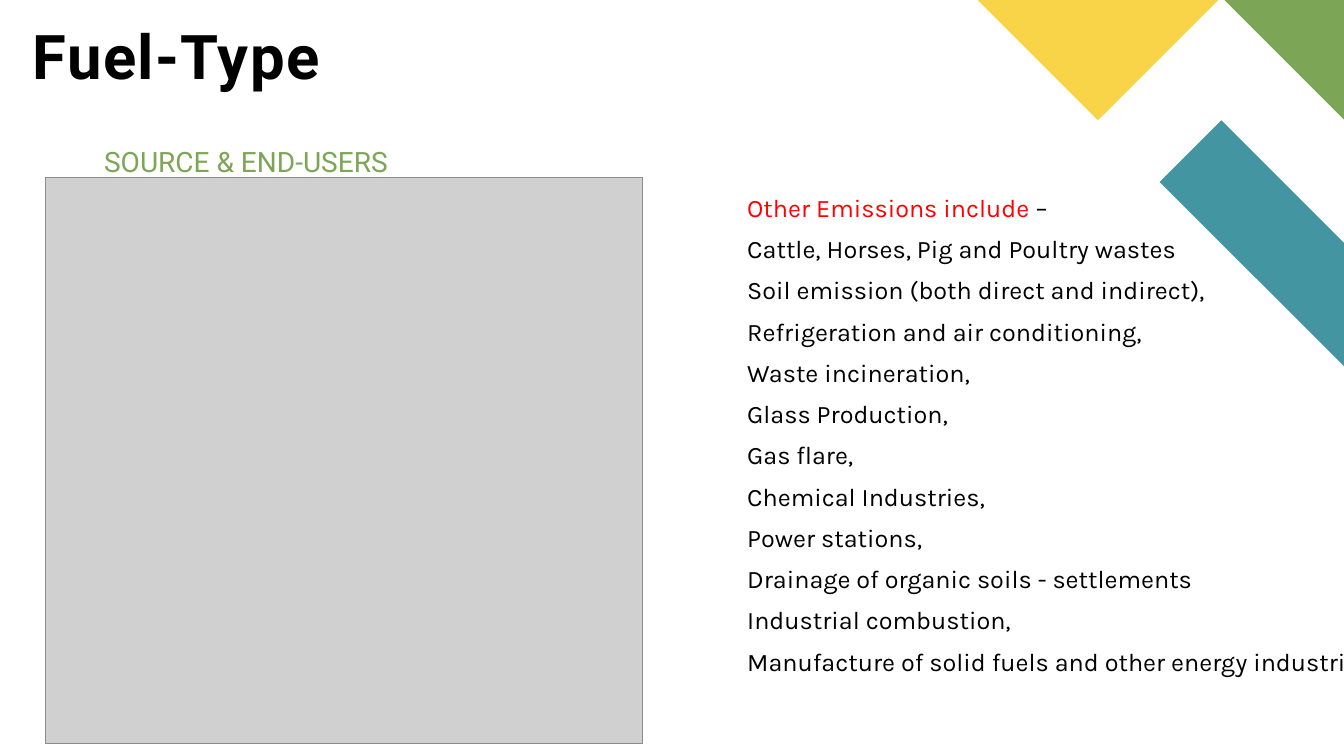
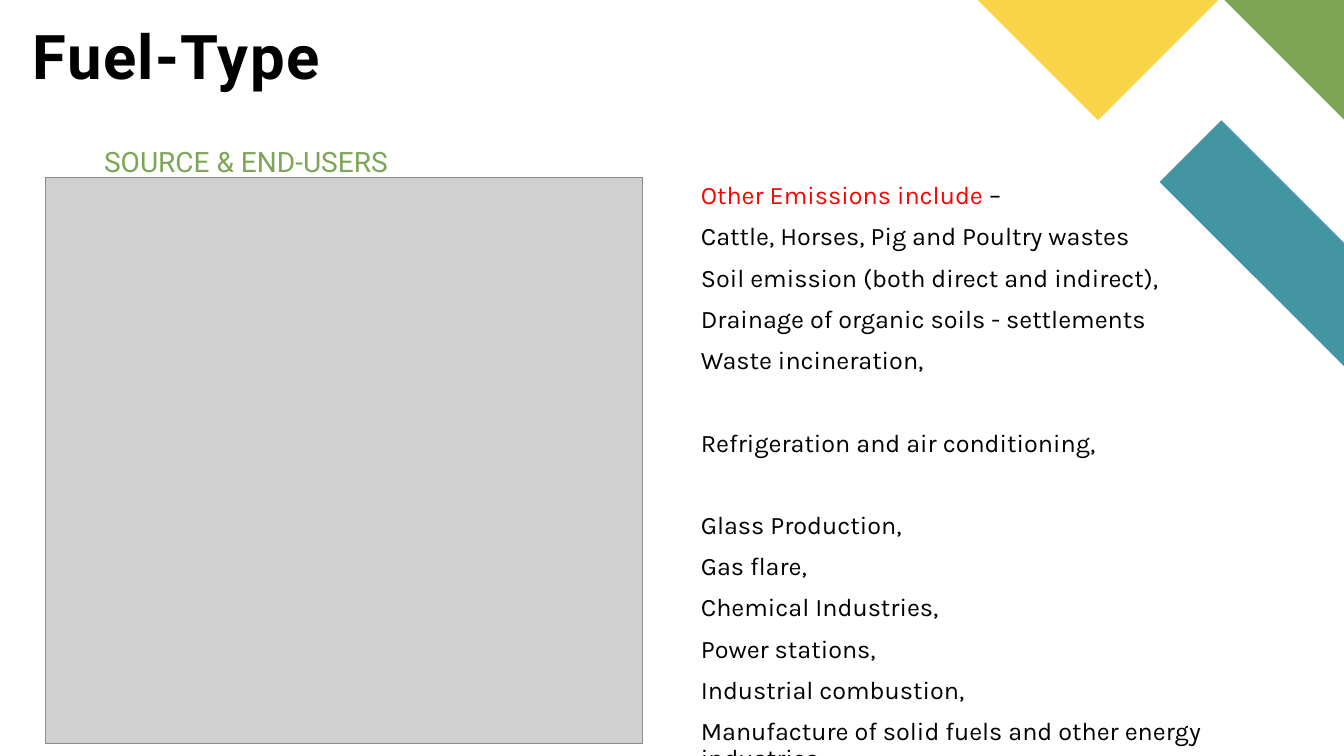
Before and after one commit to fbrowther/Global-Warming-UK-Greenhouse-Gas-Emissions, a slide deck: slide 12 of Project 1 FBRowther.pptx. Drawn at 1344x756 pixels with LibreOffice and Linux fonts; fonts in the diff are those of the drawing; grey boxes stand for pictures. Boxes give left, top, right and bottom in pixels: in the first picture for what was removed or moved away, otherwise in the second. Text is boxed around its words. In the diff, an @@ line names an element or a change of style, - is before the commit and + after.

```diff
--- a/Project 1 FBRowther.pptx
+++ b/Project 1 FBRowther.pptx
@@ text "Other Emissions include –": place and size @@
-text "Other Emissions include –" at <box>747,199,1247,677</box>
+text "Other Emissions include –" at <box>701,186,1201,747</box>
@@ text at <box>701,310,1145,372</box>: paragraphs added @@
+Drainage of organic soils - settlements
+Waste incineration,
@@ text at <box>747,364,969,385</box>: paragraph removed @@
-Waste incineration,
@@ text at <box>747,570,1192,594</box>: paragraph removed @@
-Drainage of organic soils - settlements
```
Also in this commit, not shown: 5 other slides changed.
